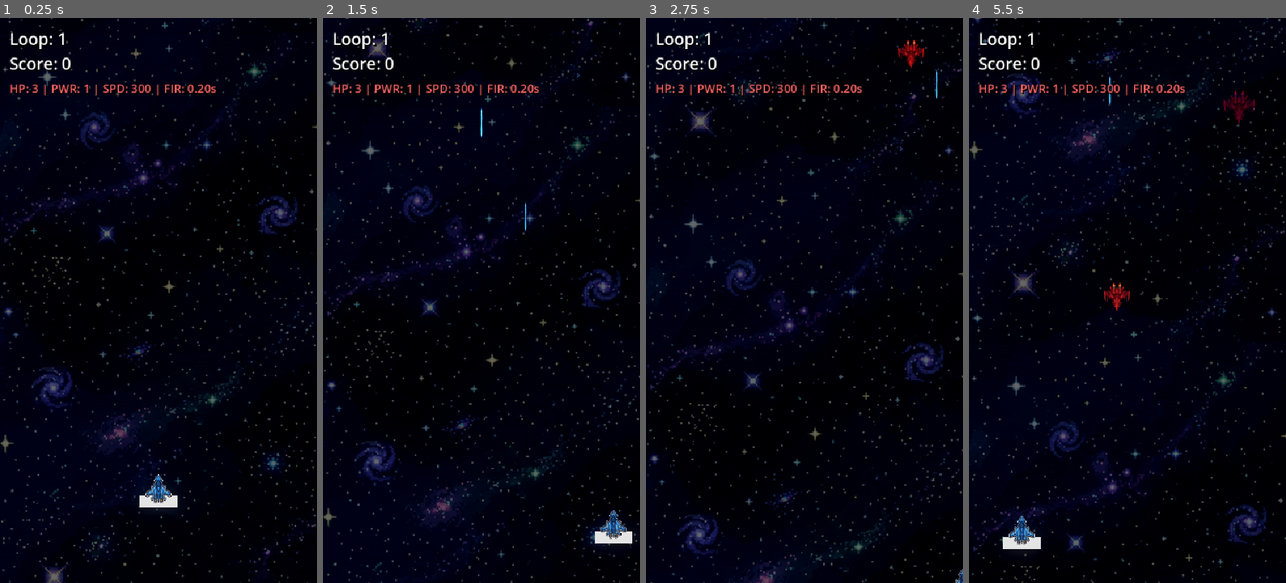
Above: before the commit, frames 1-4 (left to right).
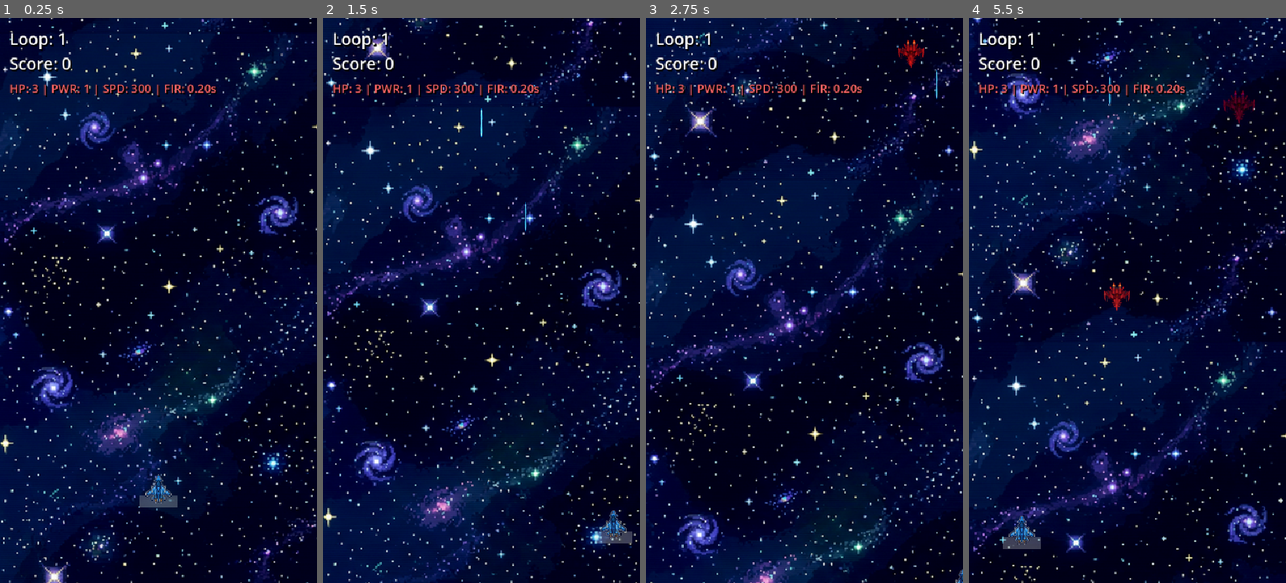
Above: after the commit, the same moments.

Repository: shaumik/prototype_alpha
Game: Godot game, scene res://scenes/Main.tscn
Same seed, same stepped clock (60 frames per second), same inputs: the game is played once before the commit and once after it.
Inputs:
- Up to frame 1 (0.25 s): no input
- Up to frame 2 (1.5 s): tap Enter (ui_accept) at 0.5, 0.77 s; hold Right (ui_right) 0.53-1.28 s; hold Down (ui_down) from 1.28 s (still down)
- Up to frame 3 (2.75 s): tap Enter (ui_accept) at 1.52 s; release Down (ui_down) at 2.03 s; hold Right (ui_right) from 2.03 s (still down)
- Up to frame 4 (5.5 s): release Right (ui_right) at 2.78 s; hold Up (ui_up) 2.78-3.53 s; tap Enter (ui_accept) at 3.02, 3.77, 4.52 s; hold Left (ui_left) 3.53-5.03 s; hold Down (ui_down) from 5.03 s (still down)

The runs differ from the first frame. In frame 1, 69% of the frame differs, in the area x 0-100%, y 0-100%; in frame 2, 70%; in frame 3, 69%; in frame 4, 71%.

Commit message:
Revamp UI

Diff:
--- a/scenes/background.tscn
+++ b/scenes/background.tscn
@@ -1,7 +1,7 @@
 [gd_scene load_steps=4 format=3 uid="uid://bgxyxyzyzyz"]
 
 [ext_resource type="Script" path="res://scripts/background.gd" id="1_bg"]
-[ext_resource type="Texture2D" uid="uid://bxyzaxbg" path="res://assets/background.png" id="2_bg"]
+[ext_resource type="Texture2D"uid="uid://jwl043td26rs" path="res://assets/background.png" id="2_bg"]
 
 [node name="Background" type="ParallaxBackground"]
 script = ExtResource("1_bg")
@@ -10,6 +10,5 @@
 motion_mirroring = Vector2(0, 1024)
 
 [node name="Sprite2D" type="Sprite2D" parent="ParallaxLayer"]
-modulate = Color(0.4, 0.4, 0.4, 1)
 texture = ExtResource("2_bg")
 centered = false
--- a/scenes/boss.tscn
+++ b/scenes/boss.tscn
@@ -1,7 +1,7 @@
 [gd_scene load_steps=4 format=3 uid="uid://cxdbossabcd"]
 
 [ext_resource type="Script" path="res://scripts/boss.gd" id="1_boss"]
-[ext_resource type="Texture2D" uid="uid://bossxyz" path="res://assets/enemy_boss.png" id="2_boss"]
+[ext_resource type="Texture2D"uid="uid://c1moracgyy3ii" path="res://assets/enemy_boss.png" id="2_boss"]
 
 [sub_resource type="RectangleShape2D" id="RectangleShape2D_boss"]
 size = Vector2(96, 96)
--- a/scenes/boss_bomber.tscn
+++ b/scenes/boss_bomber.tscn
@@ -1,7 +1,7 @@
 [gd_scene format=3 uid="uid://cu4e4unfg1mxm"]
 
 [ext_resource type="Script" path="res://scripts/boss_bomber.gd" id="1_boss"]
-[ext_resource type="Texture2D" uid="uid://bossxyz" path="res://assets/enemy_boss.png" id="2_boss"]
+[ext_resource type="Texture2D"uid="uid://c1moracgyy3ii" path="res://assets/enemy_boss.png" id="2_boss"]
 
 [sub_resource type="RectangleShape2D" id="RectangleShape2D_boss"]
 size = Vector2(96, 96)
--- a/scenes/boss_ring.tscn
+++ b/scenes/boss_ring.tscn
@@ -1,7 +1,7 @@
 [gd_scene format=3 uid="uid://vr7xn00ceh47"]
 
 [ext_resource type="Script" path="res://scripts/boss_ring.gd" id="1_boss"]
-[ext_resource type="Texture2D" uid="uid://bossxyz" path="res://assets/enemy_boss.png" id="2_boss"]
+[ext_resource type="Texture2D"uid="uid://c1moracgyy3ii" path="res://assets/enemy_boss.png" id="2_boss"]
 
 [sub_resource type="RectangleShape2D" id="RectangleShape2D_boss"]
 size = Vector2(96, 96)
--- a/scenes/boss_sweeper.tscn
+++ b/scenes/boss_sweeper.tscn
@@ -1,7 +1,7 @@
 [gd_scene format=3 uid="uid://cqut5mpk171ch"]
 
 [ext_resource type="Script" path="res://scripts/boss_sweeper.gd" id="1_boss"]
-[ext_resource type="Texture2D" uid="uid://bossxyz" path="res://assets/enemy_boss.png" id="2_boss"]
+[ext_resource type="Texture2D"uid="uid://c1moracgyy3ii" path="res://assets/enemy_boss.png" id="2_boss"]
 
 [sub_resource type="RectangleShape2D" id="RectangleShape2D_boss"]
 size = Vector2(96, 96)
--- a/scenes/boss_twin.tscn
+++ b/scenes/boss_twin.tscn
@@ -1,7 +1,7 @@
 [gd_scene format=3 uid="uid://ua3onqct6odp"]
 
 [ext_resource type="Script" path="res://scripts/boss_twin.gd" id="1_boss"]
-[ext_resource type="Texture2D" uid="uid://bossxyz" path="res://assets/enemy_boss.png" id="2_boss"]
+[ext_resource type="Texture2D"uid="uid://c1moracgyy3ii" path="res://assets/enemy_boss.png" id="2_boss"]
 
 [sub_resource type="RectangleShape2D" id="RectangleShape2D_boss"]
 size = Vector2(96, 96)
--- a/scenes/chaser_enemy.tscn
+++ b/scenes/chaser_enemy.tscn
@@ -1,7 +1,7 @@
 [gd_scene format=3 uid="uid://djgstod7ddffl"]
 
 [ext_resource type="Script" path="res://scripts/chaser_enemy.gd" id="1_enemy"]
-[ext_resource type="Texture2D" uid="uid://bxyzaxenemy" path="res://assets/enemy_basic.png" id="2_enemy"]
+[ext_resource type="Texture2D"uid="uid://dmcdv30a4uvh5" path="res://assets/enemy_basic.png" id="2_enemy"]
 
 [sub_resource type="RectangleShape2D" id="RectangleShape2D_enemy"]
 size = Vector2(32, 32)
--- a/scenes/elite_shotgun.tscn
+++ b/scenes/elite_shotgun.tscn
@@ -1,7 +1,7 @@
 [gd_scene format=3 uid="uid://c5ssjt776cuot"]
 
 [ext_resource type="Script" path="res://scripts/elite_shotgun.gd" id="1_enemy"]
-[ext_resource type="Texture2D" uid="uid://bxyzaxenemy" path="res://assets/enemy_basic.png" id="2_enemy"]
+[ext_resource type="Texture2D"uid="uid://dmcdv30a4uvh5" path="res://assets/enemy_basic.png" id="2_enemy"]
 
 [sub_resource type="RectangleShape2D" id="RectangleShape2D_enemy"]
 size = Vector2(32, 32)
--- a/scenes/elite_sniper.tscn
+++ b/scenes/elite_sniper.tscn
@@ -1,7 +1,7 @@
 [gd_scene format=3 uid="uid://c0euflol20vgn"]
 
 [ext_resource type="Script" path="res://scripts/elite_sniper.gd" id="1_enemy"]
-[ext_resource type="Texture2D" uid="uid://bxyzaxenemy" path="res://assets/enemy_basic.png" id="2_enemy"]
+[ext_resource type="Texture2D"uid="uid://dmcdv30a4uvh5" path="res://assets/enemy_basic.png" id="2_enemy"]
 
 [sub_resource type="RectangleShape2D" id="RectangleShape2D_enemy"]
 size = Vector2(32, 32)
--- a/scenes/elite_summoner.tscn
+++ b/scenes/elite_summoner.tscn
@@ -1,7 +1,7 @@
 [gd_scene format=3 uid="uid://casrlcitw0sbf"]
 
 [ext_resource type="Script" path="res://scripts/elite_summoner.gd" id="1_enemy"]
-[ext_resource type="Texture2D" uid="uid://bxyzaxenemy" path="res://assets/enemy_basic.png" id="2_enemy"]
+[ext_resource type="Texture2D"uid="uid://dmcdv30a4uvh5" path="res://assets/enemy_basic.png" id="2_enemy"]
 
 [sub_resource type="RectangleShape2D" id="RectangleShape2D_enemy"]
 size = Vector2(32, 32)
--- a/scenes/enemy.tscn
+++ b/scenes/enemy.tscn
@@ -1,7 +1,7 @@
 [gd_scene load_steps=4 format=3 uid="uid://dfyxyzyzyz"]
 
 [ext_resource type="Script" path="res://scripts/enemy.gd" id="1_enemy"]
-[ext_resource type="Texture2D" uid="uid://bxyzaxenemy" path="res://assets/enemy_basic.png" id="2_enemy"]
+[ext_resource type="Texture2D"uid="uid://dmcdv30a4uvh5" path="res://assets/enemy_basic.png" id="2_enemy"]
 
 [sub_resource type="RectangleShape2D" id="RectangleShape2D_enemy"]
 size = Vector2(32, 32)
--- a/scenes/laser.tscn
+++ b/scenes/laser.tscn
@@ -1,7 +1,7 @@
 [gd_scene load_steps=4 format=3 uid="uid://dfxyyzyzyz"]
 
 [ext_resource type="Script" path="res://scripts/laser.gd" id="1_1a2b"]
-[ext_resource type="Texture2D" uid="uid://bxyzaxbxyz" path="res://assets/laser.png" id="2_3c4d"]
+[ext_resource type="Texture2D"uid="uid://daarm56usphm4" path="res://assets/laser.png" id="2_3c4d"]
 
 [sub_resource type="RectangleShape2D" id="RectangleShape2D_l1"]
 size = Vector2(8, 24)
--- a/scenes/player.tscn
+++ b/scenes/player.tscn
@@ -1,7 +1,7 @@
 [gd_scene load_steps=4 format=3 uid="uid://cax2xyvxyxyxy"]
 
 [ext_resource type="Script" path="res://scripts/player.gd" id="1_abcd"]
-[ext_resource type="Texture2D" uid="uid://ddxxeyveyyeyy" path="res://assets/player_base.png" id="2_efgh"]
+[ext_resource type="Texture2D"uid="uid://uo3si0x1t5s3" path="res://assets/player_base.png" id="2_efgh"]
 
 [sub_resource type="CircleShape2D" id="CircleShape2D_p1"]
 radius = 20.0
--- a/scenes/powerup.tscn
+++ b/scenes/powerup.tscn
@@ -1,7 +1,7 @@
 [gd_scene load_steps=4 format=3 uid="uid://dpwyypwy"]
 
 [ext_resource type="Script" path="res://scripts/powerup.gd" id="1_power"]
-[ext_resource type="Texture2D" uid="uid://bxyzaxpower" path="res://assets/powerup.png" id="2_power"]
+[ext_resource type="Texture2D"uid="uid://b52rlm25s35op" path="res://assets/powerup.png" id="2_power"]
 
 [sub_resource type="CircleShape2D" id="CircleShape2D_power"]
 radius = 16.0
--- a/scenes/sine_enemy.tscn
+++ b/scenes/sine_enemy.tscn
@@ -1,7 +1,7 @@
 [gd_scene format=3 uid="uid://do3jxmbtyfimf"]
 
 [ext_resource type="Script" path="res://scripts/sine_enemy.gd" id="1_enemy"]
-[ext_resource type="Texture2D" uid="uid://bxyzaxenemy" path="res://assets/enemy_basic.png" id="2_enemy"]
+[ext_resource type="Texture2D"uid="uid://dmcdv30a4uvh5" path="res://assets/enemy_basic.png" id="2_enemy"]
 
 [sub_resource type="RectangleShape2D" id="RectangleShape2D_enemy"]
 size = Vector2(32, 32)
--- a/scenes/tank_enemy.tscn
+++ b/scenes/tank_enemy.tscn
@@ -1,7 +1,7 @@
 [gd_scene format=3 uid="uid://bix86a5d5l3w0"]
 
 [ext_resource type="Script" path="res://scripts/tank_enemy.gd" id="1_enemy"]
-[ext_resource type="Texture2D" uid="uid://bxyzaxenemy" path="res://assets/enemy_basic.png" id="2_enemy"]
+[ext_resource type="Texture2D"uid="uid://dmcdv30a4uvh5" path="res://assets/enemy_basic.png" id="2_enemy"]
 
 [sub_resource type="RectangleShape2D" id="RectangleShape2D_enemy"]
 size = Vector2(32, 32)
Binary file changed: assets/player_base.png
Binary file changed: assets/player_full.png
Binary file changed: assets/player_spread.png
